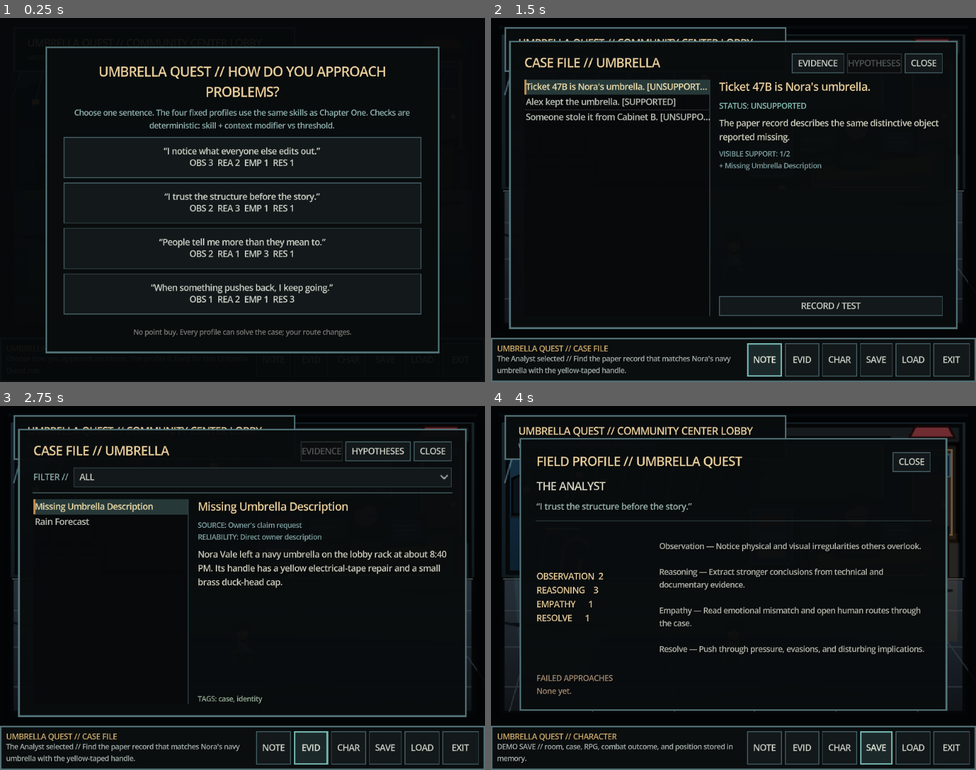
Above: before the commit, frames 1-4 (two rows, left to right).
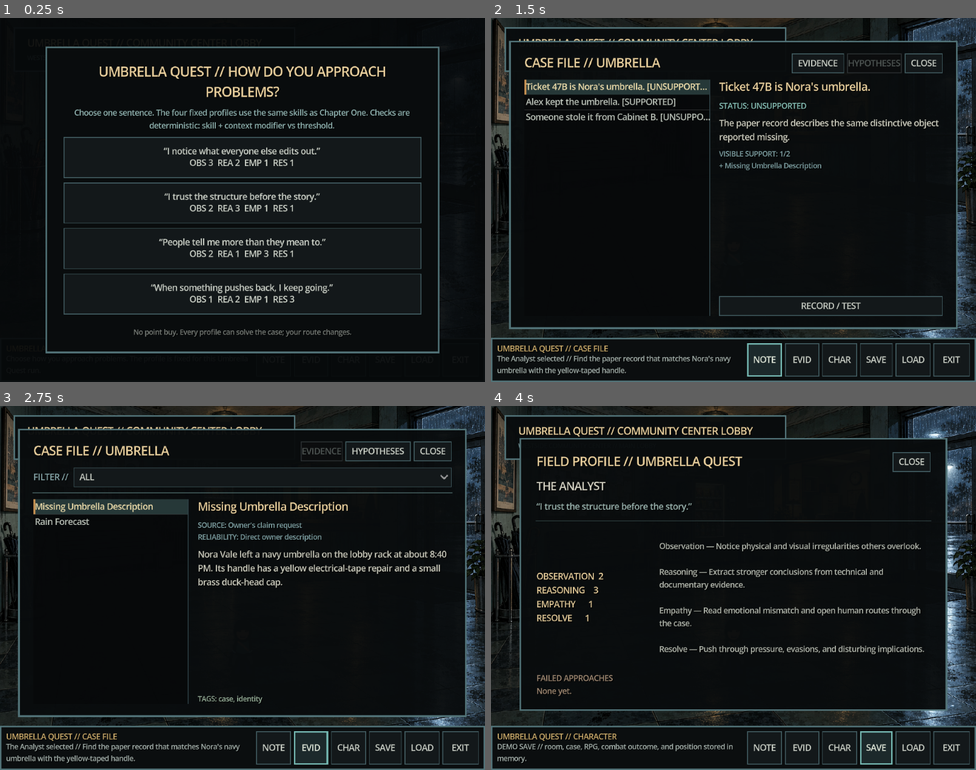
Above: after the commit, the same moments.

Repository: dmcexcess-lab/Ai-Adventure
Game: Godot game, scene res://ui/demo/ui_demo.tscn
Two runs of this game, one before a commit and one after it. Both use one fixed random seed, a clock stepped at 60 frames per second and the inputs below. This scene is started directly instead of the project's main scene.
Inputs:
- Up to frame 1 (0.25 s): no input
- Up to frame 2 (1.5 s): click "'I trust the structure before…" at 0.5 s; click "NOTE" at 1.25 s
- Up to frame 3 (2.75 s): click "EVID" at 2 s
- Up to frame 4 (4 s): click "CHAR" at 2.75 s; click "SAVE" at 3.5 s

The runs differ from the first frame. In frame 2, 7.0% of the frame differs, in the area x 0-100%, y 0-88%; in frame 3, 7.0%; in frame 4, 10%.

Commit message:
art: replace Umbrella rooms with production backgrounds

Diff:
--- a/rooms/demo/exterior_entry.tscn
+++ b/rooms/demo/exterior_entry.tscn
@@ -3,7 +3,7 @@
 [ext_resource type="Script" path="res://rooms/demo/demo_room.gd" id="1_room"]
 [ext_resource type="Script" path="res://core/interaction/player_actor.gd" id="2_player"]
 [ext_resource type="Script" path="res://core/interaction/hotspot.gd" id="3_hotspot"]
-[ext_resource type="Texture2D" path="res://art/demo/exterior_entry_noir.svg" id="4_bg"]
+[ext_resource type="Texture2D" path="res://art/demo/production/exterior_entry_production.png" id="4_bg"]
 [ext_resource type="Texture2D" path="res://art/demo/demo_player_noir.svg" id="5_player"]
 
 [node name="DemoRoom" type="Control"]
--- a/rooms/demo/front_desk.tscn
+++ b/rooms/demo/front_desk.tscn
@@ -3,7 +3,7 @@
 [ext_resource type="Script" path="res://rooms/demo/demo_room.gd" id="1_room"]
 [ext_resource type="Script" path="res://core/interaction/player_actor.gd" id="2_player"]
 [ext_resource type="Script" path="res://core/interaction/hotspot.gd" id="3_hotspot"]
-[ext_resource type="Texture2D" path="res://art/demo/front_desk_noir.svg" id="4_bg"]
+[ext_resource type="Texture2D" path="res://art/demo/production/front_desk_production.png" id="4_bg"]
 [ext_resource type="Texture2D" path="res://art/demo/demo_player_noir.svg" id="5_player"]
 
 [node name="DemoRoom" type="Control"]
--- a/rooms/demo/loading_bay.tscn
+++ b/rooms/demo/loading_bay.tscn
@@ -3,7 +3,7 @@
 [ext_resource type="Script" path="res://rooms/demo/demo_room.gd" id="1_room"]
 [ext_resource type="Script" path="res://core/interaction/player_actor.gd" id="2_player"]
 [ext_resource type="Script" path="res://core/interaction/hotspot.gd" id="3_hotspot"]
-[ext_resource type="Texture2D" path="res://art/demo/loading_bay_noir.svg" id="4_bg"]
+[ext_resource type="Texture2D" path="res://art/demo/production/loading_bay_production.png" id="4_bg"]
 [ext_resource type="Texture2D" path="res://art/demo/demo_player_noir.svg" id="5_player"]
 
 [node name="DemoRoom" type="Control"]
--- a/rooms/demo/lobby.tscn
+++ b/rooms/demo/lobby.tscn
@@ -3,7 +3,7 @@
 [ext_resource type="Script" path="res://rooms/demo/demo_room.gd" id="1_room"]
 [ext_resource type="Script" path="res://core/interaction/player_actor.gd" id="2_player"]
 [ext_resource type="Script" path="res://core/interaction/hotspot.gd" id="3_hotspot"]
-[ext_resource type="Texture2D" path="res://art/demo/community_center_lobby_noir.svg" id="4_bg"]
+[ext_resource type="Texture2D" path="res://art/demo/production/community_center_lobby_production.png" id="4_bg"]
 [ext_resource type="Texture2D" path="res://art/demo/demo_player_noir.svg" id="5_player"]
 
 [node name="DemoRoom" type="Control"]
--- a/rooms/demo/lost_found_hall.tscn
+++ b/rooms/demo/lost_found_hall.tscn
@@ -3,7 +3,7 @@
 [ext_resource type="Script" path="res://rooms/demo/demo_room.gd" id="1_room"]
 [ext_resource type="Script" path="res://core/interaction/player_actor.gd" id="2_player"]
 [ext_resource type="Script" path="res://core/interaction/hotspot.gd" id="3_hotspot"]
-[ext_resource type="Texture2D" path="res://art/demo/lost_found_hall_noir.svg" id="4_bg"]
+[ext_resource type="Texture2D" path="res://art/demo/production/lost_found_hall_production.png" id="4_bg"]
 [ext_resource type="Texture2D" path="res://art/demo/demo_player_noir.svg" id="5_player"]
 
 [node name="DemoRoom" type="Control"]
--- a/rooms/demo/maintenance_corridor.tscn
+++ b/rooms/demo/maintenance_corridor.tscn
@@ -3,7 +3,7 @@
 [ext_resource type="Script" path="res://rooms/demo/demo_room.gd" id="1_room"]
 [ext_resource type="Script" path="res://core/interaction/player_actor.gd" id="2_player"]
 [ext_resource type="Script" path="res://core/interaction/hotspot.gd" id="3_hotspot"]
-[ext_resource type="Texture2D" path="res://art/demo/maintenance_corridor_noir.svg" id="4_bg"]
+[ext_resource type="Texture2D" path="res://art/demo/production/maintenance_corridor_production.png" id="4_bg"]
 [ext_resource type="Texture2D" path="res://art/demo/demo_player_noir.svg" id="5_player"]
 
 [node name="DemoRoom" type="Control"]
--- a/rooms/demo/staff_office.tscn
+++ b/rooms/demo/staff_office.tscn
@@ -3,7 +3,7 @@
 [ext_resource type="Script" path="res://rooms/demo/demo_room.gd" id="1_room"]
 [ext_resource type="Script" path="res://core/interaction/player_actor.gd" id="2_player"]
 [ext_resource type="Script" path="res://core/interaction/hotspot.gd" id="3_hotspot"]
-[ext_resource type="Texture2D" path="res://art/demo/staff_office_noir.svg" id="4_bg"]
+[ext_resource type="Texture2D" path="res://art/demo/production/staff_office_production.png" id="4_bg"]
 [ext_resource type="Texture2D" path="res://art/demo/demo_player_noir.svg" id="5_player"]
 [ext_resource type="Texture2D" path="res://art/demo/mina_sprite_noir.svg" id="6_mina"]
 
--- a/rooms/demo/storage_room.tscn
+++ b/rooms/demo/storage_room.tscn
@@ -3,7 +3,7 @@
 [ext_resource type="Script" path="res://rooms/demo/demo_room.gd" id="1_room"]
 [ext_resource type="Script" path="res://core/interaction/player_actor.gd" id="2_player"]
 [ext_resource type="Script" path="res://core/interaction/hotspot.gd" id="3_hotspot"]
-[ext_resource type="Texture2D" path="res://art/demo/storage_room_noir.svg" id="4_bg"]
+[ext_resource type="Texture2D" path="res://art/demo/production/storage_room_production.png" id="4_bg"]
 [ext_resource type="Texture2D" path="res://art/demo/demo_player_noir.svg" id="5_player"]
 
 [node name="DemoRoom" type="Control"]
Binary file added: art/demo/production/community_center_lobby_production.png
Binary file added: art/demo/production/exterior_entry_production.png
Binary file added: art/demo/production/front_desk_production.png
Binary file added: art/demo/production/loading_bay_production.png
Binary file added: art/demo/production/lost_found_hall_production.png
Binary file added: art/demo/production/maintenance_corridor_production.png
Binary file added: art/demo/production/staff_office_production.png
Binary file added: art/demo/production/storage_room_production.png
